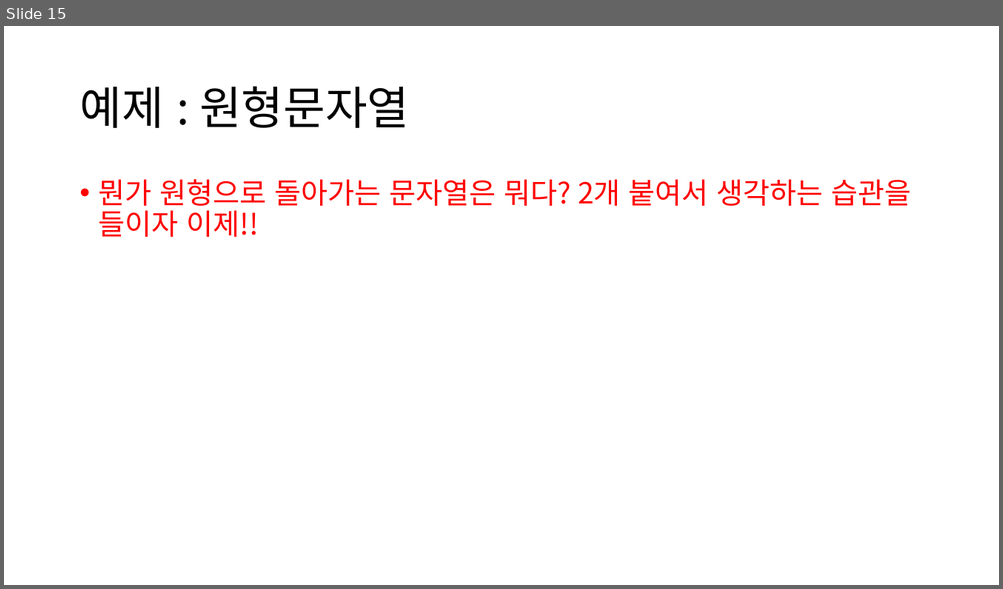
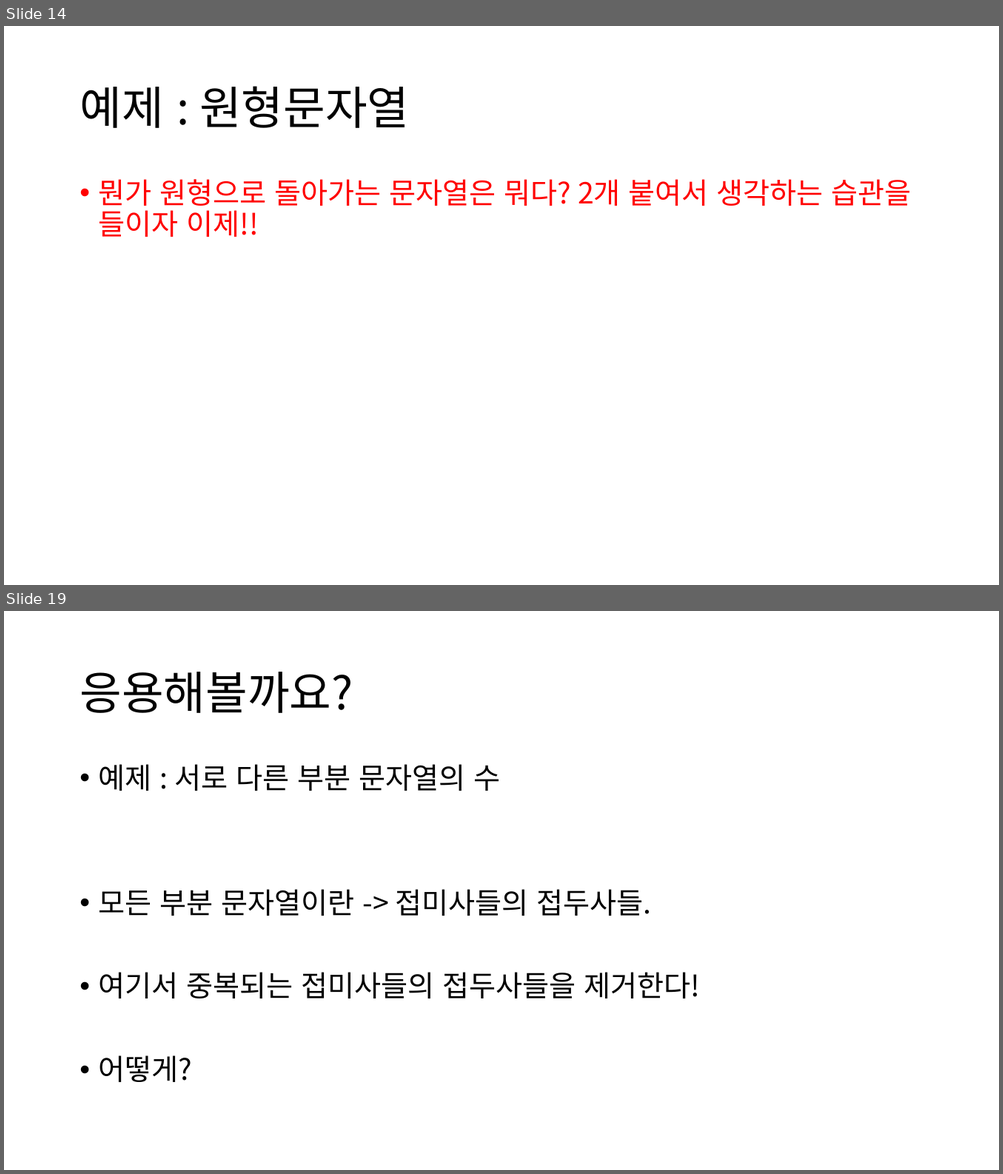
Before and after one commit to ALGOSOPT/algosopt, a slide deck: Chapter20/접미사배열ppt.pptx. Shown one above the other, each under a label of ours: slide 15 before the commit, slides 14 and 19 after it; the slides between them are not shown. The pictures are 1003x589 and 1003x1174 pixels, drawn with LibreOffice and Linux fonts; fonts in the diff are those of the drawing. Boxes give left, top, right and bottom in pixels: in the first picture for what was removed or moved away, otherwise in the second. Text is boxed around its words. In the diff, an @@ line names an element or a change of style, - is before the commit and + after.

```diff
--- a/Chapter20/접미사배열ppt.pptx
+++ b/Chapter20/접미사배열ppt.pptx
@@ slide 19 added at <box>4,611,999,1170</box>, background #FFFFFF @@
@@ title added at <box>79,672,353,713</box>, 44 pt, text #000000 @@
+응용해볼까요?
@@ text added at <box>99,764,700,1082</box>, 28 pt, text #000000 @@
+• 예제 : 서로 다른 부분 문자열의 수
+• 모든 부분 문자열이란 -> 접미사들의 접두사들.
+• 여기서 중복되는 접미사들의 접두사들을 제거한다!
+• 어떻게?
@@ what was slide 15 is now slide 14 @@
```
Also in this commit, not shown: 5 slides changed, 8 other slides added, 3 slides removed, 4 other files.
